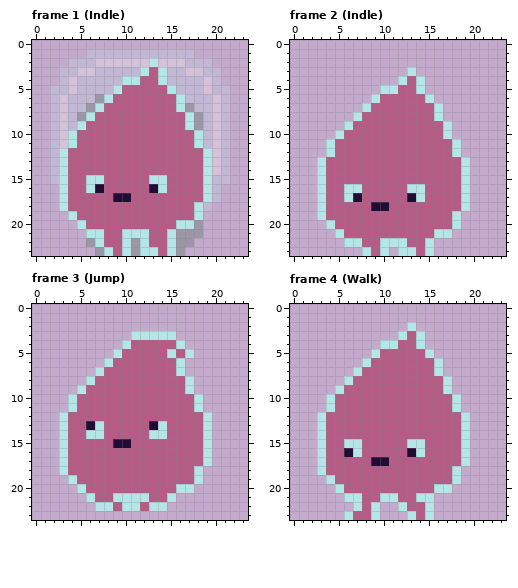
Two states of a pixel-art file, assets/player/player.aseprite. This is how it looked before the edit.
24x24 pixels, 5 frames. Shown: frame 1 (Indle), frame 2 (Indle), frame 3 (Jump), frame 4 (Walk). The commit also changed other frames, which this record leaves out.
Now the later version:
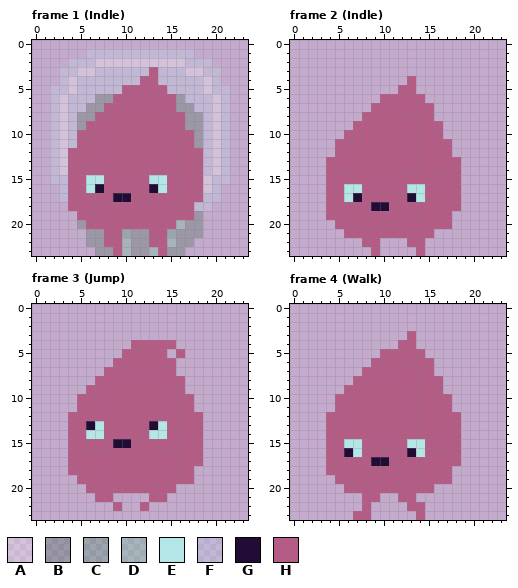
Palette (. is transparent): A #ffffff46  B #34654746  C #34995e46  D #5ad28c46  E #b4e6e8  F #bedef146  G #210c36  H #b45c86
The exact change:
Frame 1 (Indle), layer "Layer 1":
y 2: x 13 E -> A
y 3: x 12 E -> F; x 14 E -> F
y 4: x 10..11 EE -> FF; x 14 E -> F
y 5: x 9 E -> F; x 15 E -> F
y 6: x 8 E -> B; x 16 E -> B
y 7: x 7 E -> B; x 16 E -> B
y 8: x 6 E -> B; x 17 E -> B
y 9: x 5 E -> B; x 17 E -> B
y 10..11: x 4 E -> F; x 18 E -> B
y 12..14: x 3 E -> A; x 19 E -> F
y 15..16: x 3 E -> F; x 19 E -> A
y 17: x 3 E -> F; x 19 E -> F
y 18: x 3 E -> .; x 18 E -> F
y 19: x 4 E -> .; x 18 E -> B
y 20: x 5 E -> B; x 16..17 EE -> DB
y 21: x 6..7 EE -> BB; x 10..12 EEE -> CBB; x 15 E -> C
y 22: x 7 E -> B; x 10 E -> D; x 12 E -> B; x 15 E -> D
y 23: x 8 E -> B; x 10 E -> D; x 12..13 EE -> BD; x 15 E -> B
Frame 2 (Indle), layer "Layer 1":
y 3: x 13 E -> .
y 4: x 12 E -> .; x 14 E -> .
y 5: x 10..11 EE -> ..; x 14 E -> .
y 6: x 9 E -> .; x 15 E -> .
y 7: x 8 E -> .; x 16 E -> .
y 8: x 7 E -> .; x 16 E -> .
y 9: x 6 E -> .; x 17 E -> .
y 10: x 5 E -> .; x 17 E -> .
y 11..12: x 4 E -> .; x 18 E -> .
y 13..18: x 3 E -> .; x 19 E -> .
y 19: x 3 E -> .; x 18 E -> .
y 20: x 4 E -> .; x 18 E -> .
y 21: x 5 E -> .; x 16..17 EE -> ..
y 22: x 6..7 EE -> ..; x 10..12 EEE -> ...; x 15 E -> .
y 23: x 8 E -> .; x 10 E -> .; x 12..13 EE -> ..; x 15 E -> .
Frame 3 (Jump), layer "Layer 1":
y 3: x 11..15 EEEEE -> .....
y 4: x 10 E -> .; x 16 E -> .
y 5: x 9 E -> .; x 15 E -> .; x 17 E -> .
y 6: x 8 E -> .; x 16 E -> .
y 7: x 7 E -> .; x 16 E -> .
y 8: x 6 E -> .; x 17 E -> .
y 9: x 5 E -> .; x 17 E -> .
y 10..11: x 4 E -> .; x 18 E -> .
y 12..17: x 3 E -> .; x 19 E -> .
y 18: x 3 E -> .; x 18 E -> .
y 19: x 4 E -> .; x 18 E -> .
y 20: x 5 E -> .; x 16..17 EE -> ..
y 21: x 6 E -> .; x 9..12 EEEE -> ....; x 15 E -> .
y 22: x 7..8 EE -> ..; x 10..11 EE -> ..; x 13..14 EE -> ..
Frame 4 (Walk), layer "Layer 1":
y 2: x 13 E -> .
y 3: x 12 E -> .; x 14 E -> .
y 4: x 10..11 EE -> ..; x 14 E -> .
y 5: x 9 E -> .; x 15 E -> .
y 6: x 8 E -> .; x 16 E -> .
y 7: x 7 E -> .; x 16 E -> .
y 8: x 6 E -> .; x 17 E -> .
y 9: x 5 E -> .; x 17 E -> .
y 10..11: x 4 E -> .; x 18 E -> .
y 12..17: x 3 E -> .; x 19 E -> .
y 18: x 3 E -> .; x 18 E -> .
y 19: x 4 E -> .; x 18 E -> .
y 20: x 5 E -> .; x 16..17 EE -> ..
y 21: x 6..7 EE -> ..; x 10..11 EE -> ..; x 14..15 EE -> ..
y 22: x 7 E -> .; x 9 E -> .; x 12 E -> .; x 15 E -> .
y 23: x 6 E -> .; x 9 E -> .; x 13 E -> .; x 15 E -> .
Pixel boxes of the changes (left, top, right, bottom) in both pictures:
changed: (59, 58, 212, 256)
erased: (317, 67, 470, 256)
erased: (59, 331, 212, 511)
erased: (317, 322, 470, 520)
